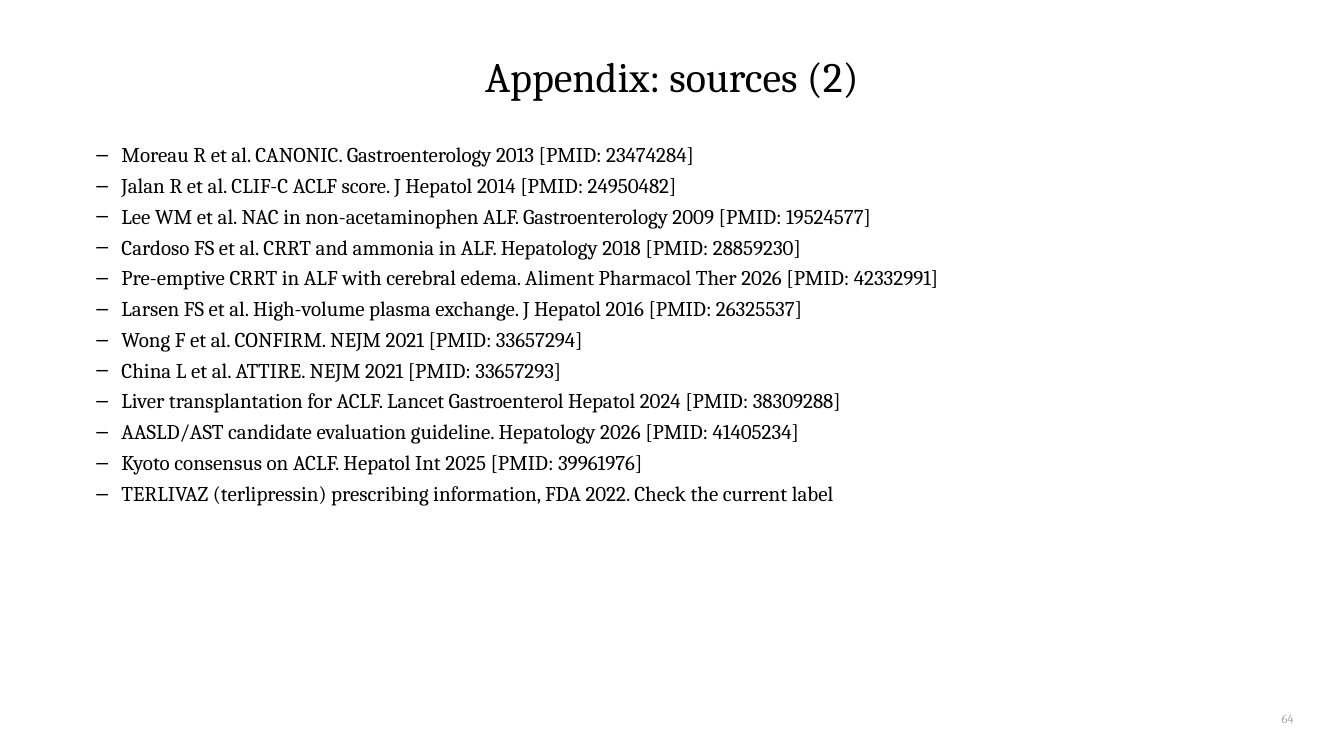
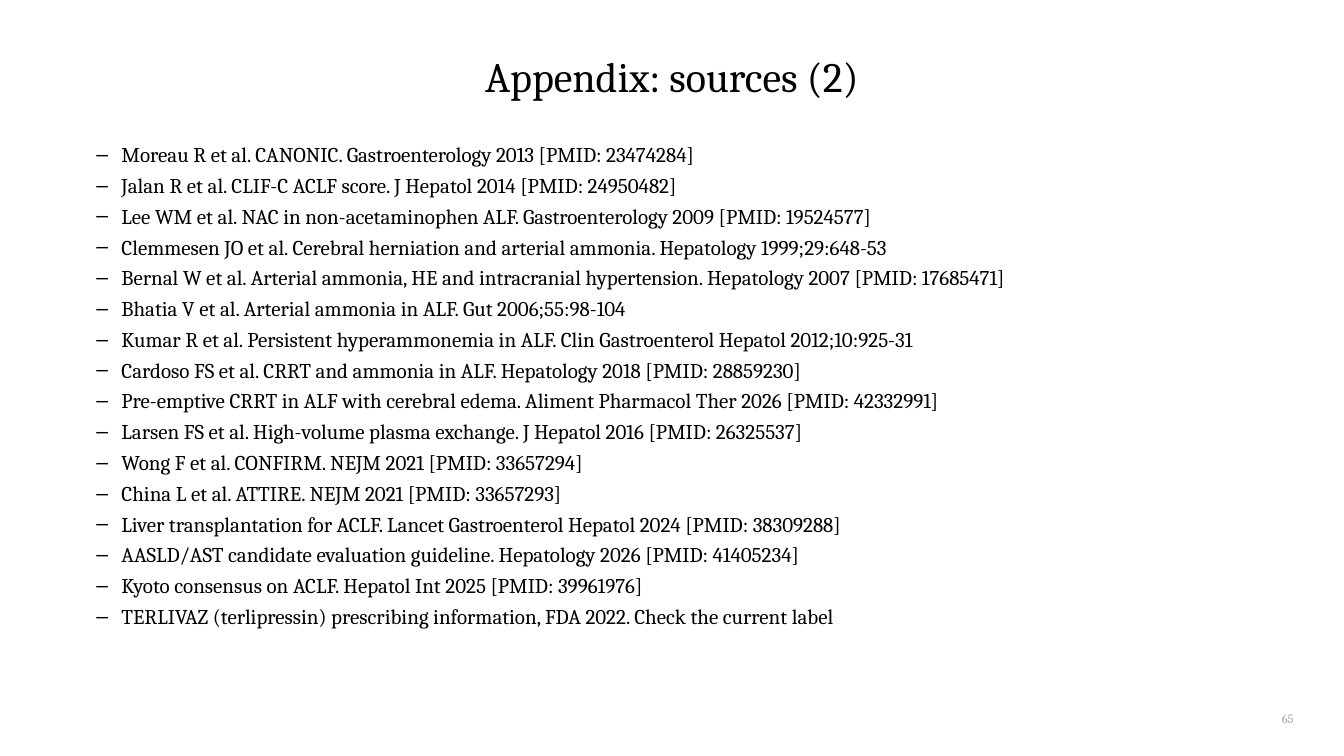
Before and after one commit to qaddodi/mohammad-almeqdadi-lectures, a slide deck: slide 65 of lectures/acute-liver-failure-aclf-in-icu/ALF and ACLF in the ICU.pptx (slide 64 before the commit). Drawn at 1344x756 pixels with LibreOffice and Linux fonts; fonts in the diff are those of the drawing. Boxes give left, top, right and bottom in pixels: in the first picture for what was removed or moved away, otherwise in the second. Text is boxed around its words. In the diff, an @@ line names an element or a change of style, - is before the commit and + after.

```diff
--- a/lectures/acute-liver-failure-aclf-in-icu/ALF and ACLF in the ICU.pptx
+++ b/lectures/acute-liver-failure-aclf-in-icu/ALF and ACLF in the ICU.pptx
@@ text at (121, 240, 1005, 352): paragraphs added @@
+– Clemmesen JO et al. Cerebral herniation and arterial ammonia. Hepatology 1999;29:648-53
+– Bernal W et al. Arterial ammonia, HE and intracranial hypertension. Hepatology 2007 [PMID: 17685471]
+– Bhatia V et al. Arterial ammonia in ALF. Gut 2006;55:98-104
+– Kumar R et al. Persistent hyperammonemia in ALF. Clin Gastroenterol Hepatol 2012;10:925-31
@@ page number at (1282, 715, 1294, 723): text changed @@
-64
+65
```
Also in this commit, not shown: 2 other slides changed, 1 slide added, 2 other files.
